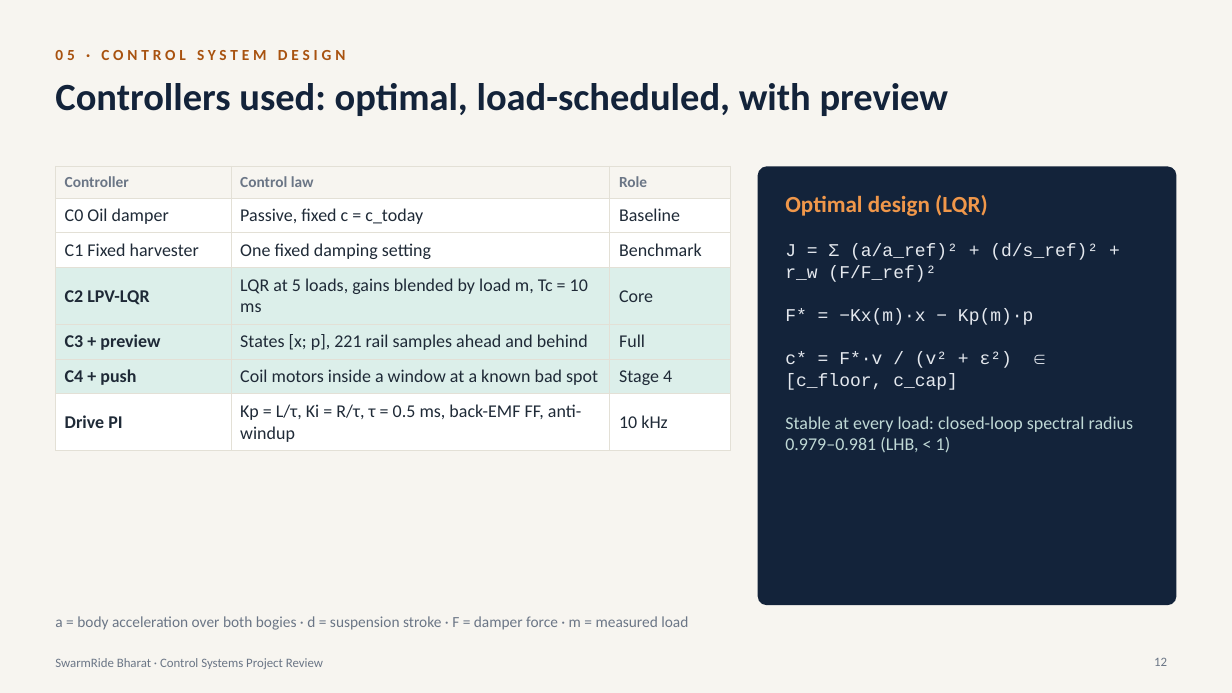
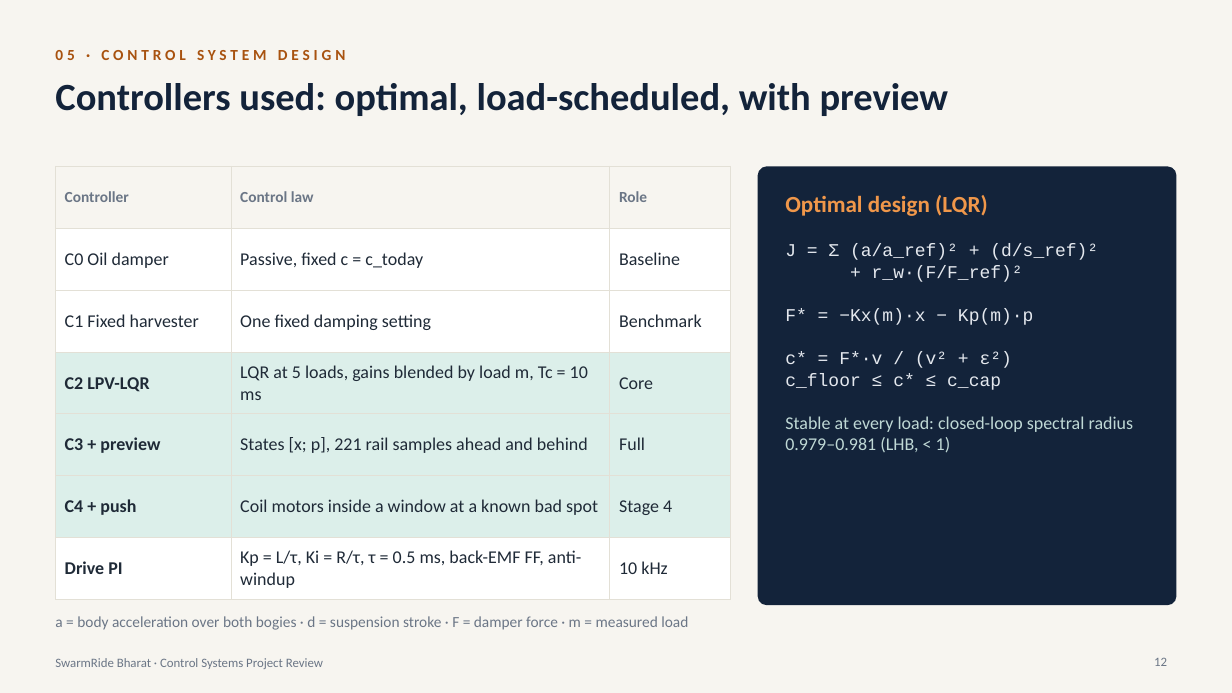
Before and after one commit to Sangeeth0301/SwarmRide-Bharat, a slide deck: slide 12 of presentation/SwarmRide_Bharat_Project_Review.pptx. Drawn at 1232x693 pixels with LibreOffice and Linux fonts; fonts in the diff are those of the drawing. Boxes give left, top, right and bottom in pixels: in the first picture for what was removed or moved away, otherwise in the second. Text is boxed around its words. In the diff, an @@ line names an element or a change of style, - is before the commit and + after.

Commit message:
docs(presentation): rebuild the project review deck
24 slides, rebuilt with presentation/build after the slide 11, 12, 20 and 21 fixes.

```diff
--- a/presentation/SwarmRide_Bharat_Project_Review.pptx
+++ b/presentation/SwarmRide_Bharat_Project_Review.pptx
@@ table: place and size @@
-table at [55,166,730,446]
+table at [55,166,730,592]
@@ text at [785,244,1098,282]: text changed @@
-J = Σ (a/a_ref)² + (d/s_ref)² + r_w (F/F_ref)²
+J = Σ (a/a_ref)² + (d/s_ref)²
++ r_w·(F/F_ref)²
@@ text at [785,352,1012,390]: text changed @@
-c* = F*·v / (v² + ε²) ∈ [c_floor, c_cap]
+c* = F*·v / (v² + ε²)
+c_floor ≤ c* ≤ c_cap
```
Also in this commit, not shown: 1 slide added, 1 slide removed.
